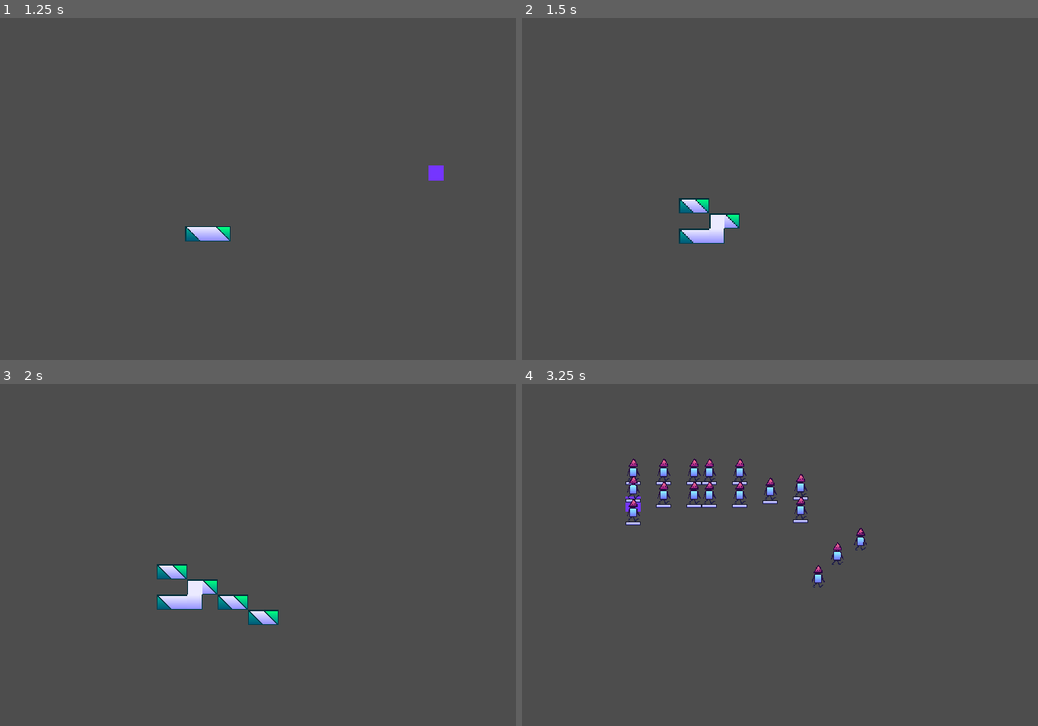
Above: before the commit, frames 1-4 (two rows, left to right).
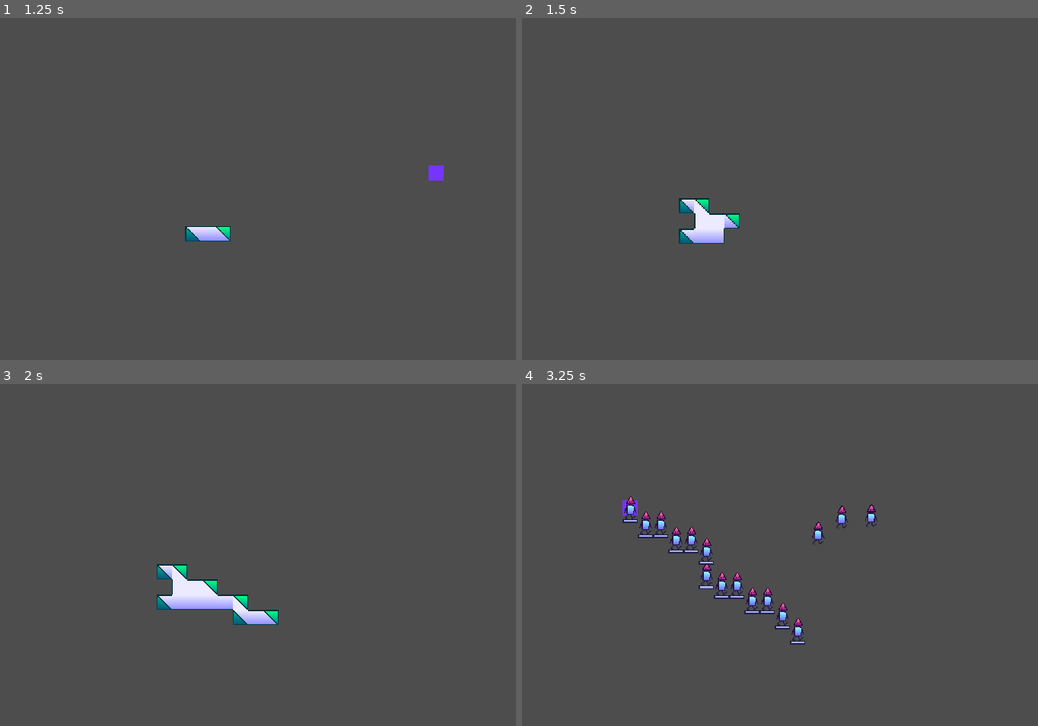
Above: after the commit, the same moments.

Repository: blokos0/funny_platformer
Game: Godot game, scene res://play.tscn
The game is run twice, just before and just after one commit, with the same random seed, the same clock (stepped at 60 frames per second) and the same inputs.
Inputs (mouse positions are in pixels of both pictures, inside the frame that each line leads up to):
- Up to frame 1 (1.25 s): tap Enter at 0.5 s; move the mouse to (428, 171) at 0.52 s; hold D (right) from 0.53 s (still down); tap W (up) at 0.6, 0.77, 1.07 s; click (428, 171) at 0.67 s
- Up to frame 2 (1.5 s): release D (right) at 1.25 s; drag from (697, 206) to (785, 257) at 1.27 s
- Up to frame 3 (2 s): no input
- Up to frame 4 (3.25 s): tap R (restart) at 2 s; move the mouse to (878, 479) at 2.02 s; hold A (left) 2.03-2.75 s; tap 2 at 2.1 s; click (878, 479) at 2.17 s; tap W (up) at 2.3 s; drag from (785, 623) to (635, 503) at 2.77 s

Frame 1 is identical in both runs. In frame 2, 0.2% of the frame differs, in the area x 33-37%, y 54-62%; in frame 3, 0.7%; in frame 4, 3.7%, in the area x 19-69%, y 21-77%.

Commit message:
boosting, global.leveldata, particles, Empty Editor Scene So Yeah, changed icon and tiny style edits

Diff:
--- a/!todo.gd
+++ b/!todo.gd
@@ -1,3 +1,4 @@
 # import the level into global.leveldata when a level loads
 # do something about is_on_wall(), maybe use raycasts
 # make an actually good editor
+# booster tiles that boost you into a direction
--- /dev/null
+++ b/editor.tscn
@@ -0,0 +1,3 @@
+[gd_scene format=3 uid="uid://d3rwu0bupupo1"]
+
+[node name="editor" type="Node2D"]
--- a/global.gd
+++ b/global.gd
@@ -1,4 +1,7 @@
 extends Node
+var leveldata: Dictionary = {
+	"tiles" = ""
+}
 func _process(_delta: float) -> void:
 	if Input.is_action_just_pressed("restart"):
 		restart()
--- a/objects/bouncebutton.gd
+++ b/objects/bouncebutton.gd
@@ -1,7 +1,7 @@
 extends Area2D
 func _on_body_entered(body: Node2D) -> void:
 	if body.is_in_group("player"):
-		var powa = body.bouncepower
+		var powa: float = body.bouncepower
 		if Input.is_action_pressed("down"):
 			powa *= 1.45
 		body.bounce(powa)
--- a/objects/player.gd
+++ b/objects/player.gd
@@ -1,11 +1,13 @@
 extends CharacterBody2D
 var accel: int = 50
 var maxspeed: int = 500
-var bouncepower: int = -400
+var bouncepower: float = -400
 var gravity: int = 15
 var bounced: bool = false
 var lastdir: float = 1
-var velocityxconserved: float = 0
+var velocityxconserved: float
+var boosttimer: int
+var boostcount: int
 func _physics_process(_delta: float) -> void:
 	var dir: float = Input.get_axis("left", "right")
 	if dir != 0:
@@ -13,9 +15,21 @@
 	velocity.y += gravity
 	if Input.is_action_just_pressed("down") && velocity.y < 500:
 		velocity.y = 500
+		velocity.x = (abs(velocity.x) + 800) * dir
+		print("funny groundpound thing! velocity.x does THings")
+	if Input.is_action_just_pressed("up") && !boosttimer && !is_on_floor() && boostcount < 3:
+		velocity.y = -500 + boostcount * 100
+		velocity.x = (abs(velocity.x) + 900 + boostcount * 250) * dir
+		boostcount += 1
+		boosttimer = 25
+		$particles.emitting = true
+		print("funny boost thing! velocity.x does THings")
+	boosttimer = max(boosttimer - 1, 0)
+	if !boosttimer || velocity.y > 0:
+		$particles.emitting = false
 	if is_on_floor() && !has_node("safetyplatform"):
 		queue_free() #global.restart()
-	if is_on_wall(): # is_on_wall() only detects collisions if im moving into a wall, which is bad
+	if is_on_wall(): # is_on_wall() only detects collisions if im moving into a wall (sometimes???), which is bad and must be fixed
 		if !Input.is_action_pressed("down"):
 			var colpos: Vector2 = get_last_slide_collision().get_position()
 			var tilepos: Vector2i = get_parent().local_to_map(Vector2(colpos.x - max(get_wall_normal()[0], 0), colpos.y)) # spaghetti
@@ -23,7 +37,6 @@
 			var slip: bool = true
 			if tiledata:
 				slip = tiledata.get_custom_data("slippery")
-				print(slip)
 			if !slip:
 				bounce(bouncepower)
 				if dir == get_wall_normal()[0]:
@@ -36,8 +49,10 @@
 		$safetyplatform.free()
 	velocity.x = move_toward(velocity.x, maxspeed * dir, accel)
 	move_and_slide()
-func bounce(powa: int) -> void:
+func bounce(powa: float) -> void:
 	if bounced:
 		return
-	velocity.y = powa - max(abs(velocity.x) - maxspeed, 0) / 2
+	velocity.y = powa - max(abs(velocity.x) - maxspeed, 0) / 4
 	bounced = true
+	boosttimer = 0
+	boostcount = 0
--- a/objects/player.tscn
+++ b/objects/player.tscn
@@ -1,14 +1,35 @@
-[gd_scene load_steps=6 format=3 uid="uid://35frc7rs0dws"]
+[gd_scene load_steps=10 format=3 uid="uid://35frc7rs0dws"]
 
 [ext_resource type="Script" path="res://objects/player.gd" id="1_710mj"]
 [ext_resource type="Texture2D" uid="uid://dib7vnmgy8bg5" path="res://sprites/playa.png" id="2_v3s7n"]
 [ext_resource type="Texture2D" uid="uid://dj5cmmc67xoh2" path="res://sprites/safetyplatform.png" id="3_txwe6"]
+[ext_resource type="Texture2D" uid="uid://b7fdinglbnx5c" path="res://sprites/particle.png" id="4_kgi50"]
 
 [sub_resource type="RectangleShape2D" id="RectangleShape2D_brg50"]
 size = Vector2(16, 40)
 
 [sub_resource type="RectangleShape2D" id="RectangleShape2D_gkq31"]
 size = Vector2(32, 8)
+
+[sub_resource type="Curve" id="Curve_l0bi3"]
+_data = [Vector2(0, 1), 0.0, 0.0, 0, 0, Vector2(1, 0), 0.0, 0.0, 0, 0]
+point_count = 2
+
+[sub_resource type="CurveTexture" id="CurveTexture_5w2uv"]
+width = 32
+texture_mode = 1
+curve = SubResource("Curve_l0bi3")
+
+[sub_resource type="ParticleProcessMaterial" id="ParticleProcessMaterial_xxc2p"]
+particle_flag_disable_z = true
+emission_shape = 3
+emission_box_extents = Vector3(2, 2, 0)
+direction = Vector3(0, 0, 0)
+spread = 180.0
+initial_velocity_min = 35.0
+initial_velocity_max = 45.0
+gravity = Vector3(0, 100, 0)
+alpha_curve = SubResource("CurveTexture_5w2uv")
 
 [node name="player" type="CharacterBody2D" groups=["player"]]
 script = ExtResource("1_710mj")
@@ -33,3 +54,12 @@
 [node name="sprite" type="Sprite2D" parent="safetyplatform"]
 texture = ExtResource("3_txwe6")
 metadata/_edit_lock_ = true
+
+[node name="particles" type="GPUParticles2D" parent="."]
+position = Vector2(0, 24)
+emitting = false
+process_material = SubResource("ParticleProcessMaterial_xxc2p")
+texture = ExtResource("4_kgi50")
+lifetime = 0.25
+fixed_fps = 20
+visibility_rect = Rect2(-15, -15, 30, 30)
--- a/play.gd
+++ b/play.gd
@@ -1,10 +1,14 @@
 extends Node2D
-var following: Node = null
-var tile: int = 0
+var following: Node
+var tile: int
+var mouseposprev: Vector2
+var tilingtiles: Array = [0, 3]
 func _process(_delta: float) -> void:
 	if Input.is_action_just_pressed("ui_copy"):
 		savelevel()
 	if Input.is_action_just_pressed("ui_paste"):
+		var file: FileAccess = FileAccess.open("user://level.txt", FileAccess.READ)
+		global.leveldata["tiles"] = file.get_as_text()
 		loadlevel()
 	if following == null:
 		for i in $tilemap.get_children():
@@ -23,17 +27,17 @@
 		var i: int = $tilemap.get_cell_source_id(pos)
 		arr.append(str(i) + "," + str(pos[0]) + "," + str(pos[1]))
 	var file: FileAccess = FileAccess.open("user://level.txt", FileAccess.WRITE)
-	file.store_string("/".join(arr))
+	var strr: String = "/".join(arr)
+	file.store_string(strr)
+	global.leveldata["tiles"] = strr
 func loadlevel() -> void:
 	$tilemap.clear()
-	var file: FileAccess = FileAccess.open("user://level.txt", FileAccess.READ)
-	var strr: String = file.get_as_text()
-	var arr: PackedStringArray = strr.split("/")
+	var arr: PackedStringArray = global.leveldata["tiles"].split("/")
 	for i in arr:
 		var ind: int = int(i.get_slice(",", 0))
 		var pos: Vector2i = Vector2i(int(i.get_slice(",", 1)), int(i.get_slice(",", 2)))
-		if ind == 0:
-			$tilemap.set_cells_terrain_connect([pos], 0, 0)
+		if ind in tilingtiles:
+			$tilemap.set_cells_terrain_connect([pos], 0, tilingtiles.find(ind))
 		else:
 			$tilemap.set_cell(pos, ind, Vector2i(0, 0))
 	following = null
@@ -47,12 +51,19 @@
 	if Input.is_key_label_pressed(KEY_4):
 		tile = 3
 	var mp = Vector2i(floor(get_global_mouse_position().x / 32) * 32, floor(get_global_mouse_position().y / 32) * 32)
+	var placearray: Array = [mp]
+	var dist: float = mouseposprev.distance_to(mp) / 32
+	for i in dist:
+		placearray.append(mouseposprev.lerp(mp, i / dist))
+	if Input.is_mouse_button_pressed(MOUSE_BUTTON_LEFT):
+		for i in placearray:
+			if tile in tilingtiles:
+				$tilemap.set_cells_terrain_connect([i / 32], 0, tilingtiles.find(tile))
+			else:
+				$tilemap.set_cell(i / 32, tile, Vector2i(0, 0))
+	if Input.is_mouse_button_pressed(MOUSE_BUTTON_RIGHT):
+		for i in placearray:
+			$tilemap.set_cells_terrain_connect([i / 32], 0, -1, false)
+	mouseposprev = mp
 	var rect = Rect2(mp.x, mp.y, 32, 32)
 	draw_rect(rect, Color.from_string("#7535FF", Color.REBECCA_PURPLE))
-	if Input.is_mouse_button_pressed(MOUSE_BUTTON_LEFT):
-		if tile == 0 || tile == 3:
-			$tilemap.set_cells_terrain_connect([mp / 32], 0, tile / 3)
-		else:
-			$tilemap.set_cell(mp / 32, tile, Vector2i(0, 0))
-	if Input.is_mouse_button_pressed(MOUSE_BUTTON_RIGHT):
-		$tilemap.set_cells_terrain_connect([mp / 32], 0, -1, false)
Not shown, added: export_presets.cfg
Binary file changed: icon.png
Binary file added: sprites/particle.png
Not shown, changed: sprites/particle.png.import
Binary file changed: sprites/tileset_pinkcorners.png
